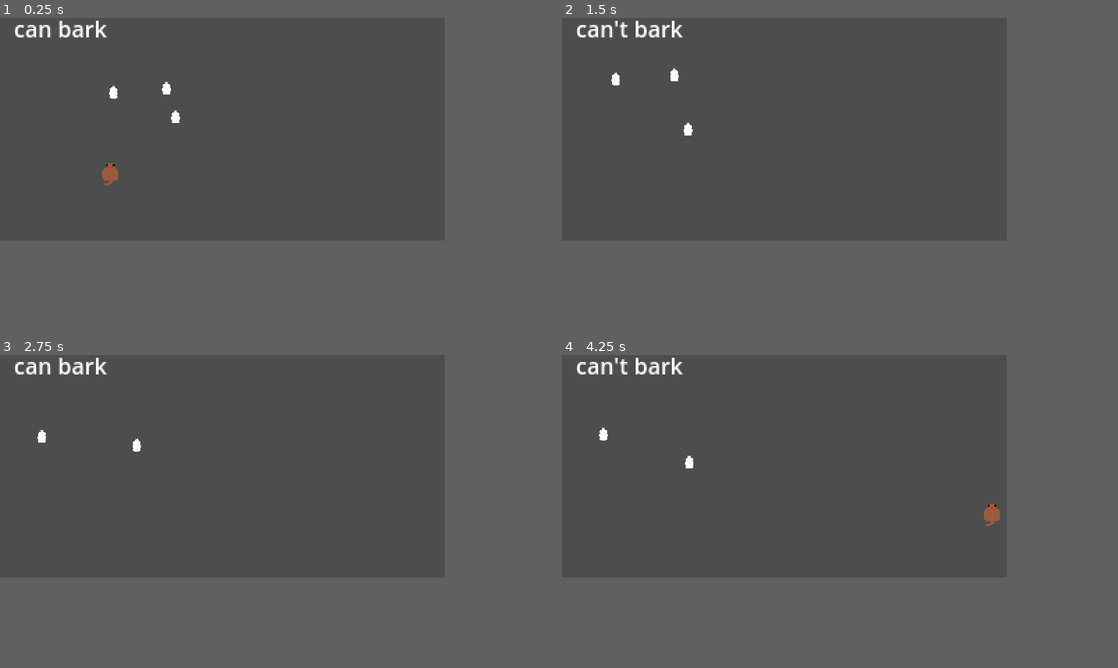
Above: before the commit, frames 1-4 (two rows, left to right).
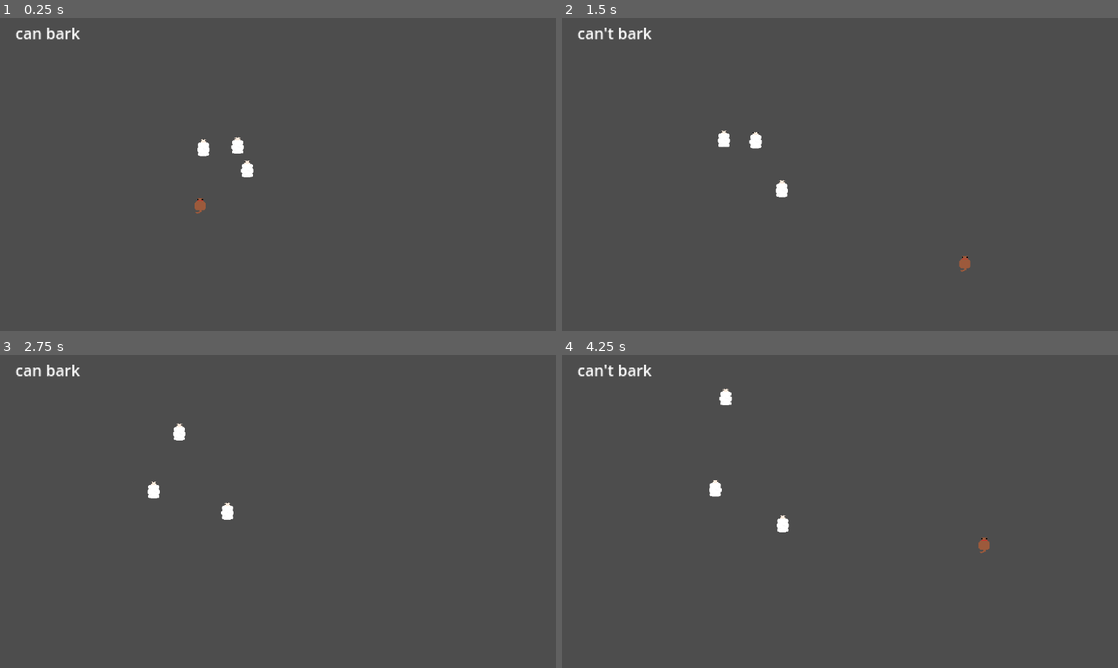
Above: after the commit, the same moments.

Repository: scooterd22/Bark-and-Fluffin
Game: Godot game, scene res://Farm.tscn
The game is run twice, just before and just after one commit, with the same random seed, the same clock (stepped at 60 frames per second) and the same inputs.
Inputs:
- Up to frame 1 (0.25 s): no input
- Up to frame 2 (1.5 s): hold Right (ui_right) 0.53-1.28 s; tap B (Bark) at 0.6 s; hold Down (ui_down) from 1.28 s (still down); tap Shift (shift) at 1.35 s
- Up to frame 3 (2.75 s): release Down (ui_down) at 2.03 s; hold Right (ui_right) from 2.03 s (still down); tap B (Bark) at 2.1 s
- Up to frame 4 (4.25 s): release Right (ui_right) at 2.78 s; hold Up (ui_up) 2.78-3.53 s; tap Shift (shift) at 2.85 s; hold Left (ui_left) from 3.53 s (still down); tap B (Bark) at 3.6 s
In our replay, the window is 640x320 before the commit and 800x450 after it. These sizes can differ from the game's own. Grey fills any space a smaller window leaves; there, only what the larger window draws over its background counts as a difference.

The runs differ from the first frame. In frame 1, 1.1% of the frame differs, in the area x 2-46%, y 0-63%; in frame 2, 1.1%; in frame 3, 0.9%; in frame 4, 1.2%, in the area x 2-79%, y 0-64%.

Commit message:
ViewCorrected

Diff:
--- a/Farm.tscn
+++ b/Farm.tscn
@@ -18,10 +18,10 @@
 position = Vector2(215, 134)
 
 [node name="Label" type="Label" parent="."]
-offset_left = 138.0
-offset_top = 78.0
-offset_right = 305.0
-offset_bottom = 129.0
+offset_left = 16.0
+offset_top = 4.0
+offset_right = 183.0
+offset_bottom = 55.0
 text = "bark label
 "
 
--- a/Sheep.tscn
+++ b/Sheep.tscn
@@ -5,19 +5,19 @@
 [ext_resource type="AudioStream" uid="uid://07ctdmwp6r65" path="res://Sounds/bah3.mp3" id="3_ri46n"]
 
 [sub_resource type="CapsuleShape2D" id="CapsuleShape2D_k47x2"]
-radius = 5.0
-height = 14.0
+radius = 13.0
+height = 26.0
 
 [node name="Sheep" type="CharacterBody2D"]
 script = ExtResource("1_odrw8")
 
 [node name="Sprite2D" type="Sprite2D" parent="."]
-position = Vector2(-4.76837e-07, 3.57628e-07)
-scale = Vector2(0.28125, 0.251953)
+position = Vector2(2, 2.38419e-07)
+scale = Vector2(0.578125, 0.469238)
 texture = ExtResource("2_icfcr")
 
 [node name="CollisionShape2D" type="CollisionShape2D" parent="."]
-position = Vector2(-1, -1)
+position = Vector2(0, -1)
 shape = SubResource("CapsuleShape2D_k47x2")
 
 [node name="Bah" type="AudioStreamPlayer" parent="."]
--- a/project.godot
+++ b/project.godot
@@ -17,8 +17,6 @@
 
 [display]
 
-window/size/viewport_width=640
-window/size/viewport_height=320
 window/stretch/mode="viewport"
 
 [input]
